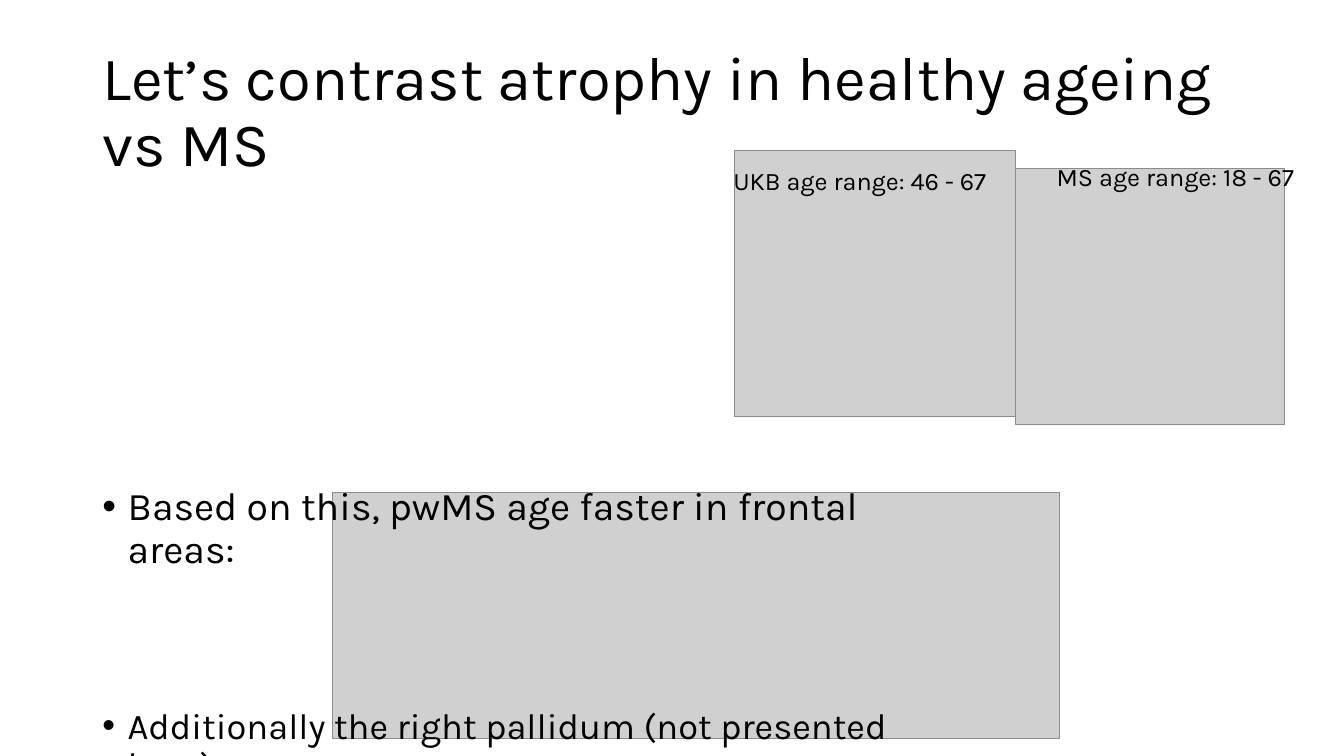
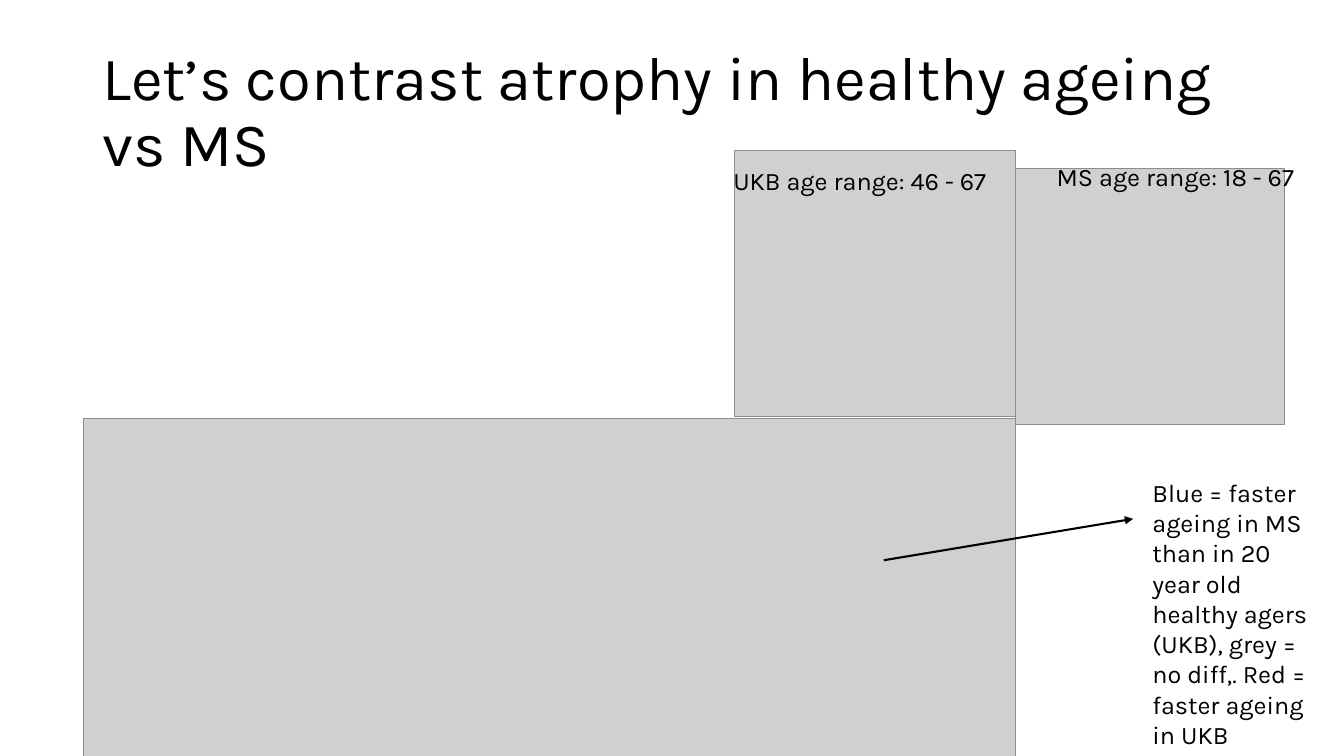
Before and after one commit to MaxKorbmacher/Presentations, a slide deck: slide 10 of 2025-04-10-GM_degeneration_MS.pptx (slide 9 before the commit). Drawn at 1344x756 pixels with LibreOffice and Linux fonts; fonts in the diff are those of the drawing; grey boxes stand for pictures. Boxes give left, top, right and bottom in pixels: in the first picture for what was removed or moved away, otherwise in the second. Text is boxed around its words. In the diff, an @@ line names an element or a change of style, - is before the commit and + after.

```diff
--- a/2025-04-10-GM_degeneration_MS.pptx
+++ b/2025-04-10-GM_degeneration_MS.pptx
@@ picture added at (84, 418, 1015, 756) @@
@@ text removed at (128, 485, 858, 564) @@
-• Based on this, pwMS age faster in frontal areas:
@@ picture removed at (333, 493, 1060, 739) @@
@@ text added at (1152, 484, 1307, 720), 18 pt, text #000000 @@
+Blue = faster ageing in MS than in 20 year old healthy agers (UKB), grey = no diff,. Red = faster ageing in UKB
@@ arrow added from (884, 561) to (1133, 519), #000000 1.5 pt @@
@@ text removed at (128, 713, 886, 748) @@
-• Additionally the right pallidum (not presented here)
```
Also in this commit, not shown: 2 other slides changed, 4 slides added.
